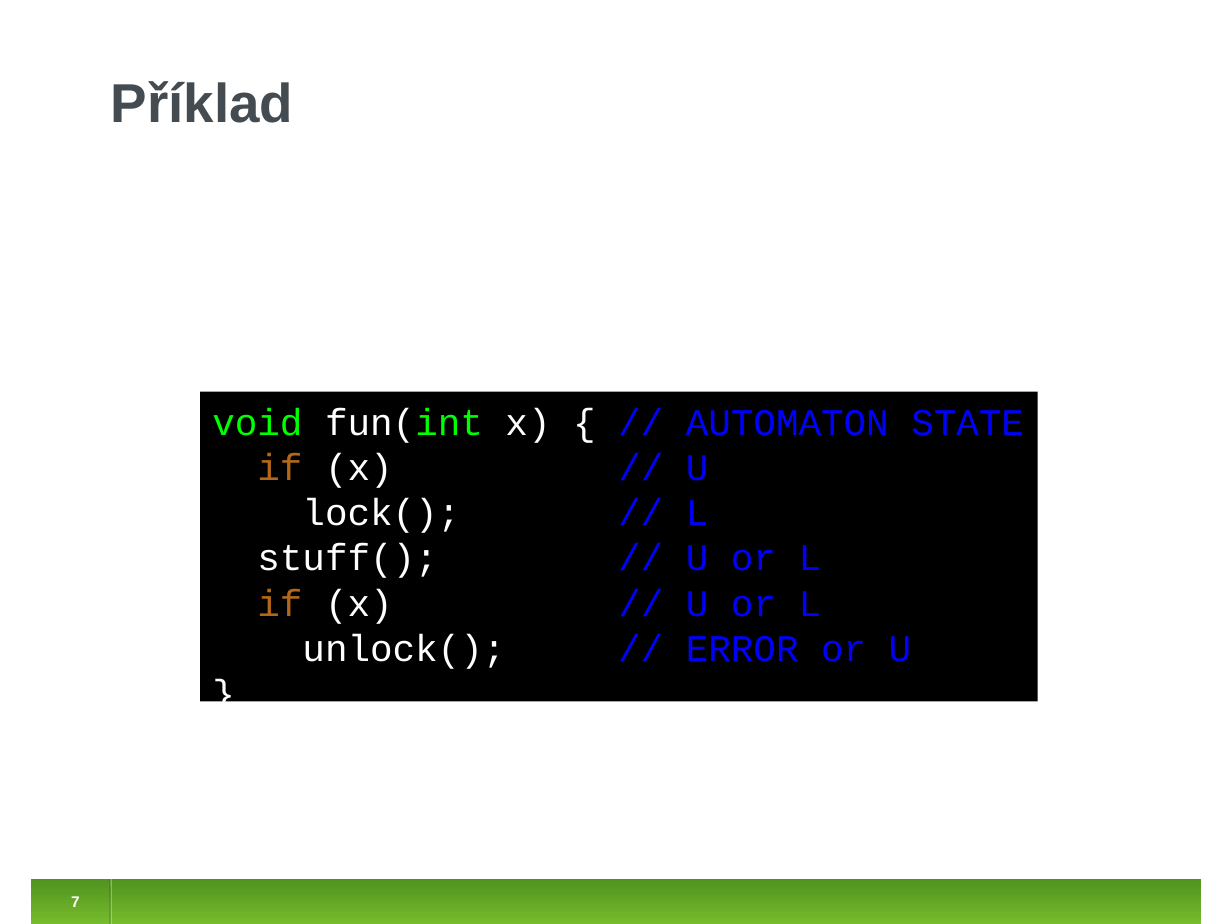
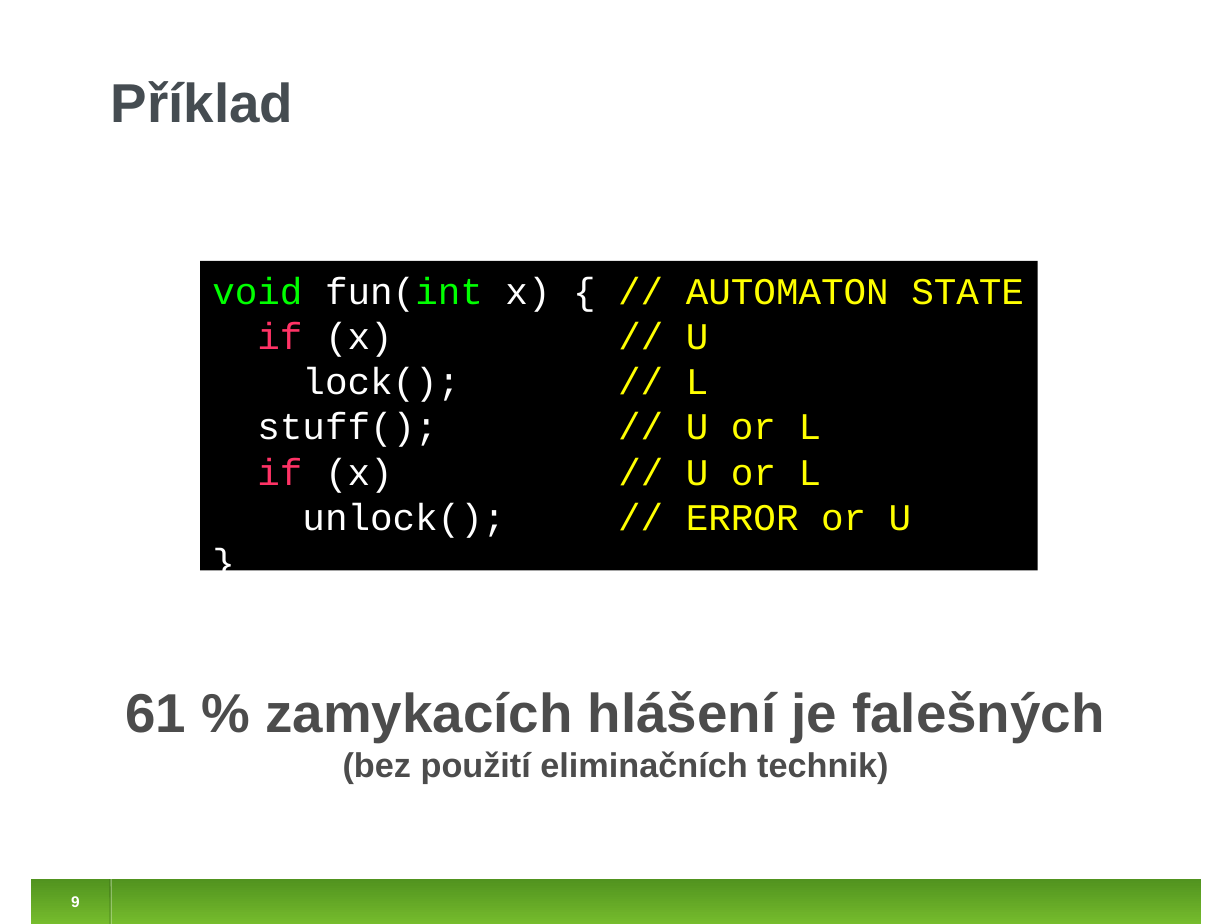
Before and after one commit to jirislaby/writings, a slide deck: slide 9 of presentations/stanse_prase.odp (slide 7 before the commit). Drawn at 1232x924 pixels with LibreOffice and Linux fonts; fonts in the diff are those of the drawing. Boxes give left, top, right and bottom in pixels: in the first picture for what was removed or moved away, otherwise in the second. Text is boxed around its words. In the diff, an @@ line names an element or a change of style, - is before the commit and + after.

```diff
--- a/presentations/stanse_prase.odp
+++ b/presentations/stanse_prase.odp
@@ rectangle "void fun(int x) { // ...": place and size @@
-rectangle "void fun(int x) { // ..." at [201,392,1039,701]
+rectangle "void fun(int x) { // ..." at [201,261,1039,570]
@@ text in rectangle at [212,277,1024,538]: text colour #0000FF to #FFFF00 in "// AUTOMATON STATE", "// U", "// L", "// U or L" and 2 more places; text colour #B26818 to #FF3366 in "if", "if" @@
@@ title added at [125,691,1104,784], 32 pt, text #4C4C4C, bold @@
+61 % zamykacích hlášení je falešných
+(bez použití eliminačních technik)
@@ page number at [71,896,80,907]: text changed @@
-7
+9
```
Also in this commit, not shown: 9 other slides changed, 5 slides added, 3 slides removed.
